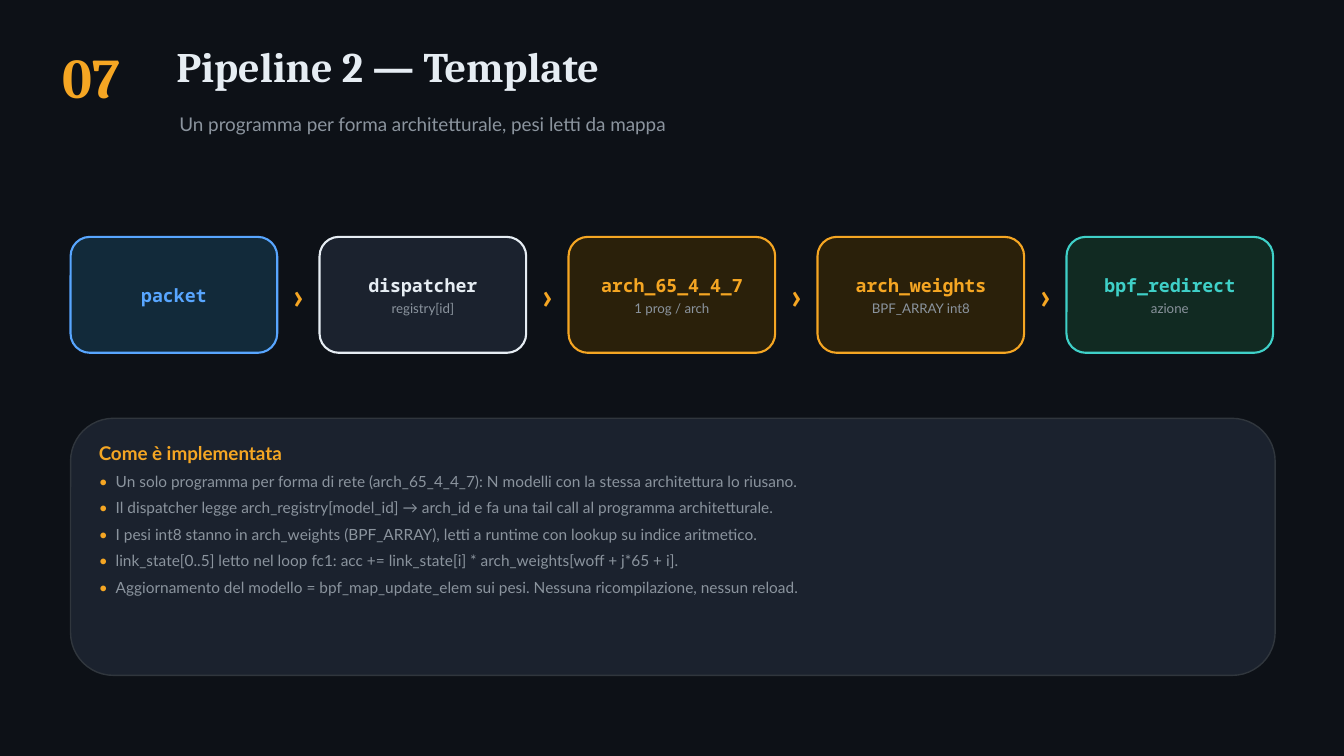
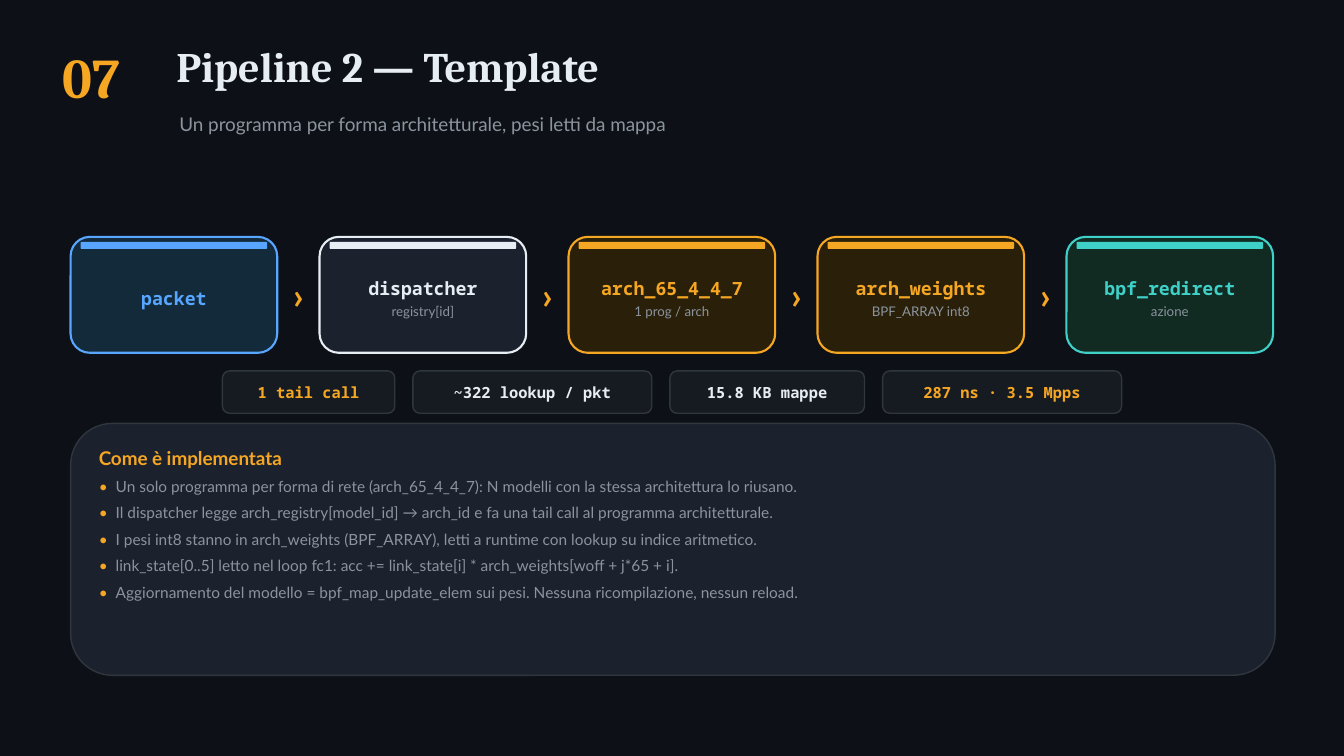
Before and after one commit to ettore-cantile/ipa_lab, a slide deck: slide 8 of docs/IPA_eBPF_pipelines.pptx. Drawn at 1344x756 pixels with LibreOffice and Linux fonts; fonts in the diff are those of the drawing. Boxes give left, top, right and bottom in pixels: in the first picture for what was removed or moved away, otherwise in the second. Text is boxed around its words. In the diff, an @@ line names an element or a change of style, - is before the commit and + after.

Commit message:
docs: polish pipeline diagrams (HTML + deck)
- Redesign the HTML pipeline flow diagrams: horizontal node-based layout with
  colored top-accent bars, mono type labels, labelled chevron connectors, and a
  per-pipeline 'cost strip' of pills (tail calls / weight lookups / map memory /
  latency) that makes the perf-vs-flexibility trade-off visible at a glance
  (P1 all-green, P3 all-red).
- Deck: add top-accent bars to pipeline nodes and a matching cost strip under
  each of the three pipeline slides.

```diff
--- a/docs/IPA_eBPF_pipelines.pptx
+++ b/docs/IPA_eBPF_pipelines.pptx
@@ rounded rectangle added at box(81, 242, 267, 249), fill #58A6FF @@
@@ rounded rectangle added at box(330, 242, 516, 249), fill #E6EDF3 @@
@@ rounded rectangle added at box(579, 242, 765, 249), fill #F5A623 @@
@@ rounded rectangle added at box(828, 242, 1014, 249), fill #F5A623 @@
@@ rounded rectangle added at box(1077, 242, 1263, 249), fill #3FD0C8 @@
@@ rounded rectangle added at box(223, 371, 395, 413), fill #161B22, outline #30363D 1 pt @@
@@ text added at box(258, 386, 359, 398), 11 pt, text #F5A623, bold @@
+1 tail call
@@ rounded rectangle added at box(413, 371, 652, 413), fill #161B22, outline #30363D 1 pt @@
@@ text added at box(454, 386, 611, 402), 11 pt, text #E6EDF3, bold @@
+~322 lookup / pkt
@@ rounded rectangle added at box(670, 371, 865, 413), fill #161B22, outline #30363D 1 pt @@
@@ text added at box(707, 387, 827, 402), 11 pt, text #E6EDF3, bold @@
+15.8 KB mappe
@@ rounded rectangle added at box(883, 371, 1122, 413), fill #161B22, outline #30363D 1 pt @@
@@ text added at box(923, 387, 1081, 402), 11 pt, text #F5A623, bold @@
+287 ns · 3.5 Mpps
@@ rounded rectangle: place and size @@
-rounded rectangle at box(71, 418, 1275, 676)
+rounded rectangle at box(71, 423, 1275, 676)
@@ text "Come è implementata": place and size @@
-text "Come è implementata" at box(99, 446, 798, 596)
+text "Come è implementata" at box(99, 451, 798, 601)
```
Also in this commit, not shown: 5 other slides changed, 1 other file.
